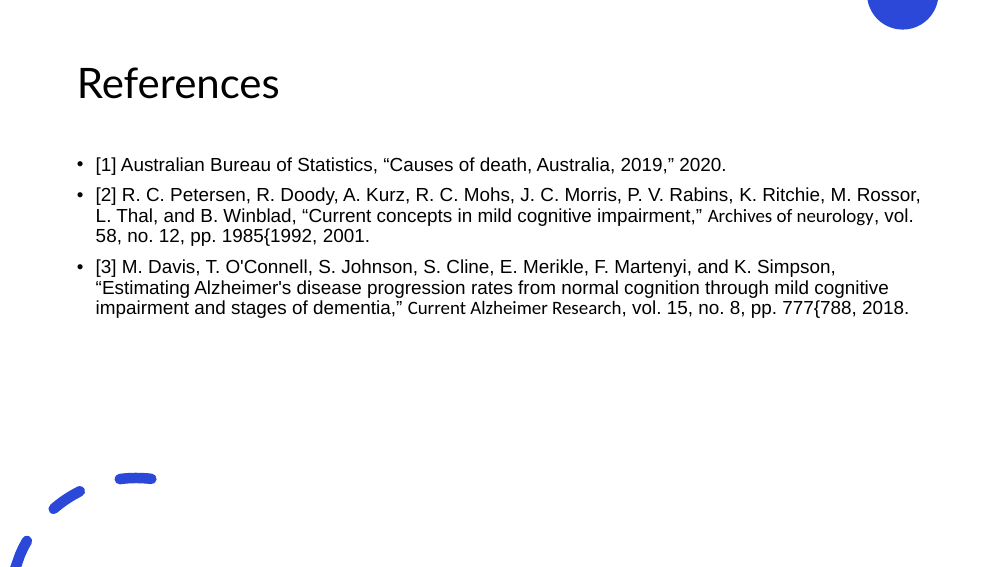
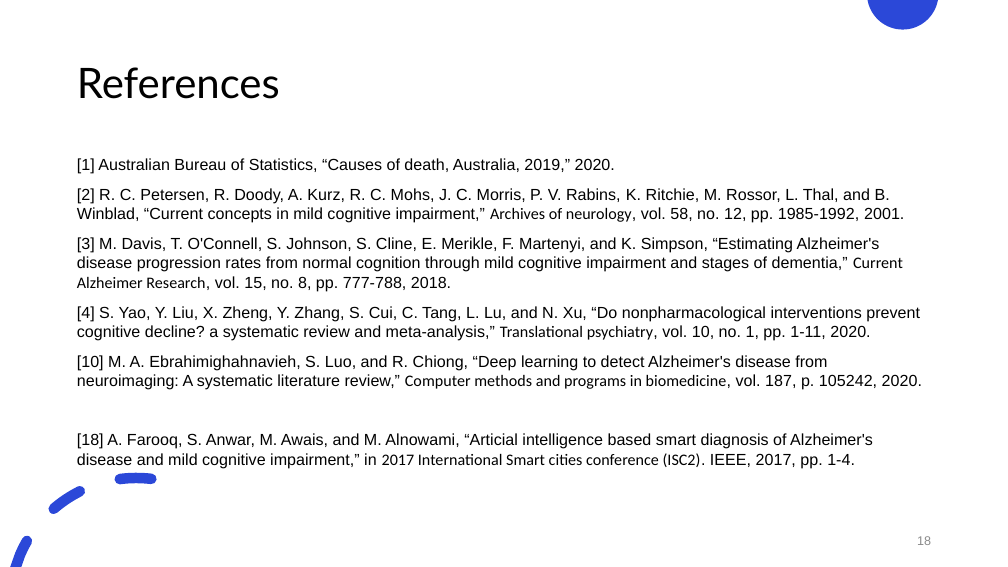
Before and after one commit to justin-bardwell/JB_AD, a slide deck: slide 18 of 21961992_Seminar.pptx (slide 16 before the commit). Drawn at 1008x567 pixels with LibreOffice and Linux fonts; fonts in the diff are those of the drawing. Boxes give left, top, right and bottom in pixels: in the first picture for what was removed or moved away, otherwise in the second. Text is boxed around its words. In the diff, an @@ line names an element or a change of style, - is before the commit and + after.

```diff
--- a/21961992_Seminar.pptx
+++ b/21961992_Seminar.pptx
@@ text at box(77, 158, 615, 174): size 18 to 15.3 pt in "[1] Australian Bureau of Statistics, “Causes of ..."; bullet • to none; line spacing 0.9 to 1 @@
@@ text at box(77, 188, 922, 469): text changed; size 18 to 15.3 pt @@
-• [2] R. C. Petersen, R. Doody, A. Kurz, R. C. Mohs, J. C. Morris, P. V. Rabins, K. Ritchie, M. Rossor, L. Thal, and B. Winblad, “Current concepts in mild cognitive impairment,” Archives of neurology, vol. 58, no. 12, pp. 1985{1992, 2001.
-• [3] M. Davis, T. O'Connell, S. Johnson, S. Cline, E. Merikle, F. Martenyi, and K. Simpson, “Estimating Alzheimer's disease progression rates from normal cognition through mild cognitive impairment and stages of dementia,” Current Alzheimer Research, vol. 15, no. 8, pp. 777{788, 2018.
+[2] R. C. Petersen, R. Doody, A. Kurz, R. C. Mohs, J. C. Morris, P. V. Rabins, K. Ritchie, M. Rossor, L. Thal, and B. Winblad, “Current concepts in mild cognitive impairment,” Archives of neurology, vol. 58, no. 12, pp. 1985-1992, 2001.
+[3] M. Davis, T. O'Connell, S. Johnson, S. Cline, E. Merikle, F. Martenyi, and K. Simpson, “Estimating Alzheimer's disease progression rates from normal cognition through mild cognitive impairment and stages of dementia,” Current Alzheimer Research, vol. 15, no. 8, pp. 777-788, 2018.
+[4] S. Yao, Y. Liu, X. Zheng, Y. Zhang, S. Cui, C. Tang, L. Lu, and N. Xu, “Do nonpharmacological interventions prevent cognitive decline? a systematic review and meta-analysis,” Translational psychiatry, vol. 10, no. 1, pp. 1-11, 2020.
+[10] M. A. Ebrahimighahnavieh, S. Luo, and R. Chiong, “Deep learning to detect Alzheimer's disease from neuroimaging: A systematic literature review,” Computer methods and programs in biomedicine, vol. 187, p. 105242, 2020.
+[18] A. Farooq, S. Anwar, M. Awais, and M. Alnowami, “Articial intelligence based smart diagnosis of Alzheimer's disease and mild cognitive impairment,” in 2017 International Smart cities conference (ISC2). IEEE, 2017, pp. 1-4.
@@ page number added at box(917, 536, 931, 545), 12 pt, text #8C8C8C @@
+18
```
Also in this commit, not shown: 10 other slides changed, 7 slides added, 5 slides removed, 1 other file.
